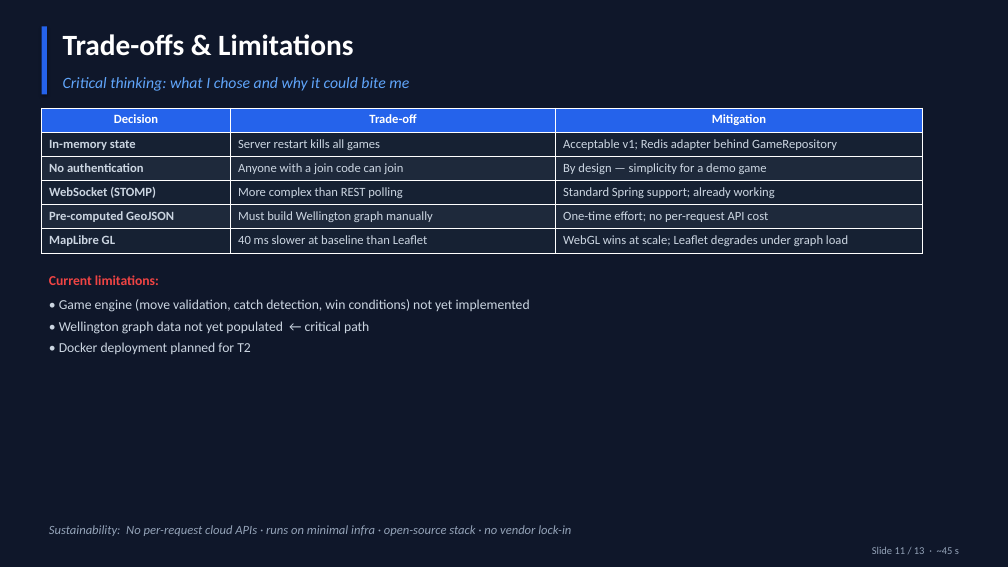
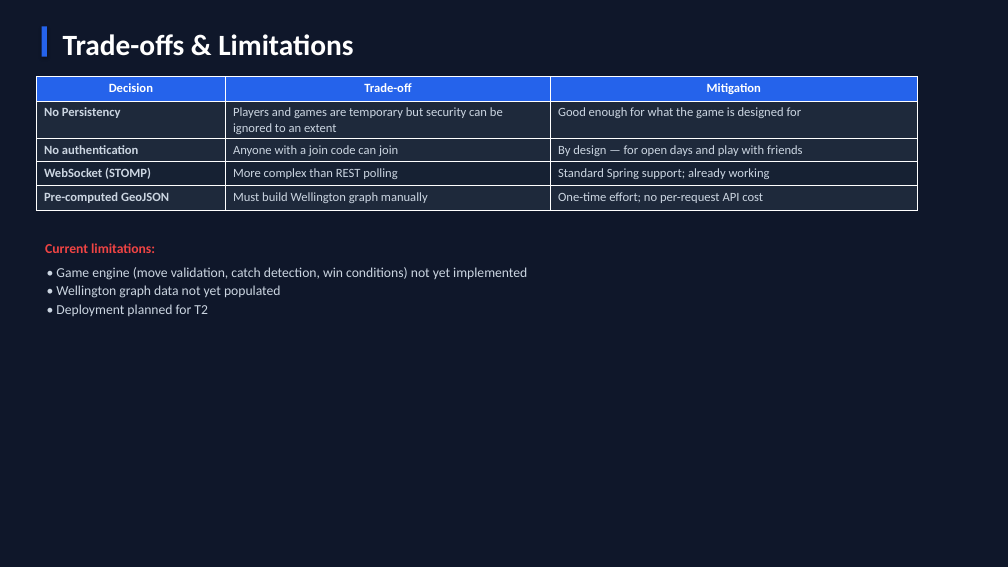
Before and after one commit to Ming-Bao/Scotland-Yard, a slide deck: slide 10 of documentation/presentation/presentation.pptx (slide 11 before the commit). Drawn at 1008x567 pixels with LibreOffice and Linux fonts; fonts in the diff are those of the drawing. Boxes give left, top, right and bottom in pixels: in the first picture for what was removed or moved away, otherwise in the second. Text is boxed around its words. In the diff, an @@ line names an element or a change of style, - is before the commit and + after.

```diff
--- a/documentation/presentation/presentation.pptx
+++ b/documentation/presentation/presentation.pptx
@@ rectangle: place and size @@
-rectangle at <box>42,26,47,95</box>
+rectangle at <box>42,26,47,57</box>
@@ table at <box>36,77,917,207</box> @@
-row 2: In-memory state | Server restart kills all games | Acceptable v1; Redis adapter behind GameRepository
+row 2: No Persistency | Players and games are temporary but security can be ignored to an extent | Good enough for what the game is designed for
-row 3, column 3: By design — simplicity for a demo game
+row 3, column 3: By design — for open days and play with friends
-row 6: MapLibre GL | 40 ms slower at baseline than Leaflet | WebGL wins at scale; Leaflet degrades under graph load
@@ table: place and size @@
-table at <box>42,108,923,253</box>
+table at <box>36,77,917,207</box>
@@ text removed at <box>63,77,409,91</box> @@
-Critical thinking: what I chose and why it could bite me
@@ text "Current limitations:": place and size @@
-text "Current limitations:" at <box>49,275,159,285</box>
+text "Current limitations:" at <box>45,243,155,253</box>
@@ text "• Game engine (move validation, ...": place and size @@
-text "• Game engine (move validation, ..." at <box>59,299,530,312</box>
+text "• Game engine (move validation, ..." at <box>56,267,527,280</box>
@@ text at <box>56,285,281,298</box>: text changed @@
-• Wellington graph data not yet populated ← critical path
+• Wellington graph data not yet populated
@@ text at <box>56,304,208,316</box>: text changed @@
-• Docker deployment planned for T2
+• Deployment planned for T2
@@ text removed at <box>49,525,571,536</box> @@
-Sustainability: No per-request cloud APIs · runs on minimal infra · open-source stack · no vendor lock-in
@@ text removed at <box>872,547,959,554</box> @@
-Slide 11 / 13 · ~45 s
```
Also in this commit, not shown: 5 other slides changed, 3 slides added, 3 slides removed, 1 other file.
